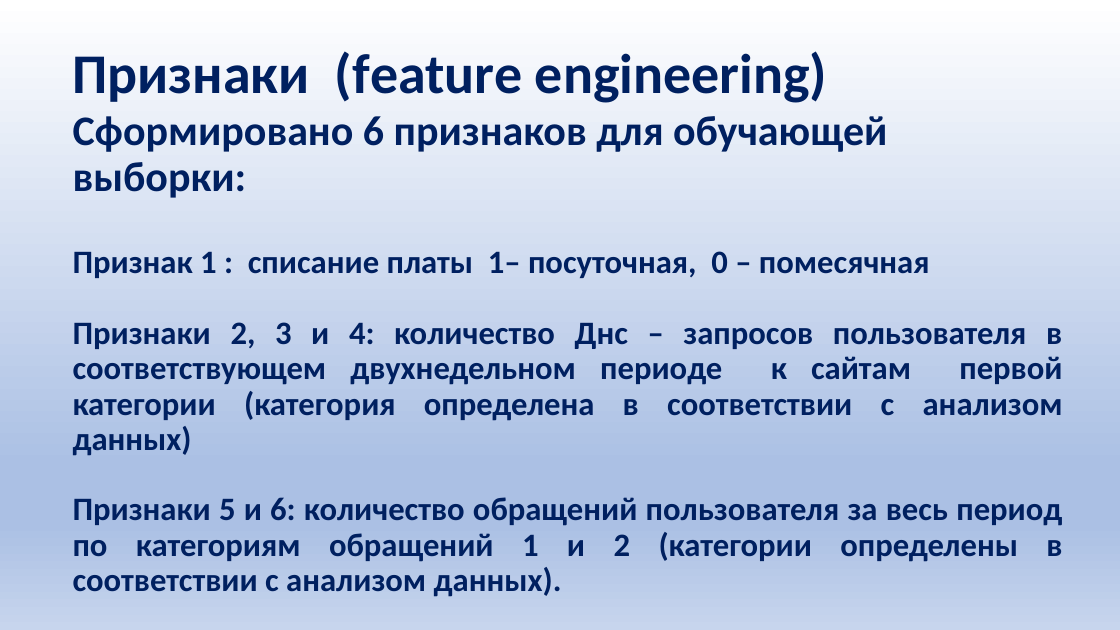
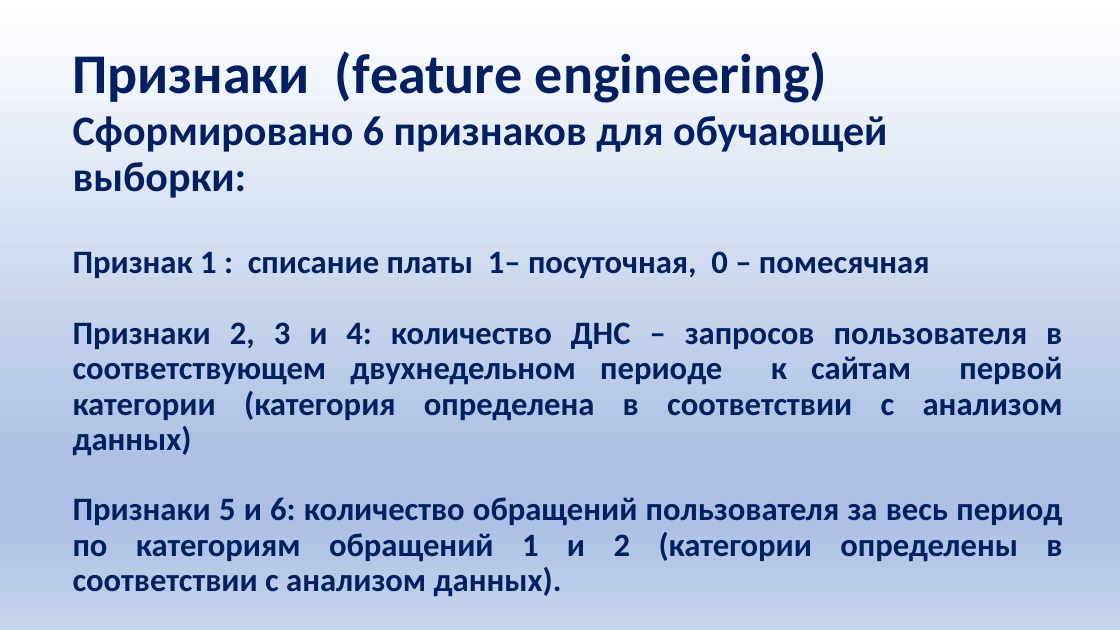
Before and after one commit to Alexwert3/rep_kareliya, a slide deck: slide 5 of Карелия_2022_Верт-Миллер.pptx. Drawn at 1120x630 pixels with LibreOffice and Linux fonts; fonts in the diff are those of the drawing. Boxes give left, top, right and bottom in pixels: in the first picture for what was removed or moved away, otherwise in the second. Text is boxed around its words. In the diff, an @@ line names an element or a change of style, - is before the commit and + after.

```diff
--- a/Карелия_2022_Верт-Миллер.pptx
+++ b/Карелия_2022_Верт-Миллер.pptx
@@ text at <box>73,322,1063,456</box>: text changed @@
-Признаки 2, 3 и 4: количество Днс – запросов пользователя в соответствующем двухнедельном периоде к сайтам первой категории (категория определена в соответствии с анализом данных)
+Признаки 2, 3 и 4: количество ДНС – запросов пользователя в соответствующем двухнедельном периоде к сайтам первой категории (категория определена в соответствии с анализом данных)
```
Also in this commit, not shown: 1 other slide changed, 1 slide added.
